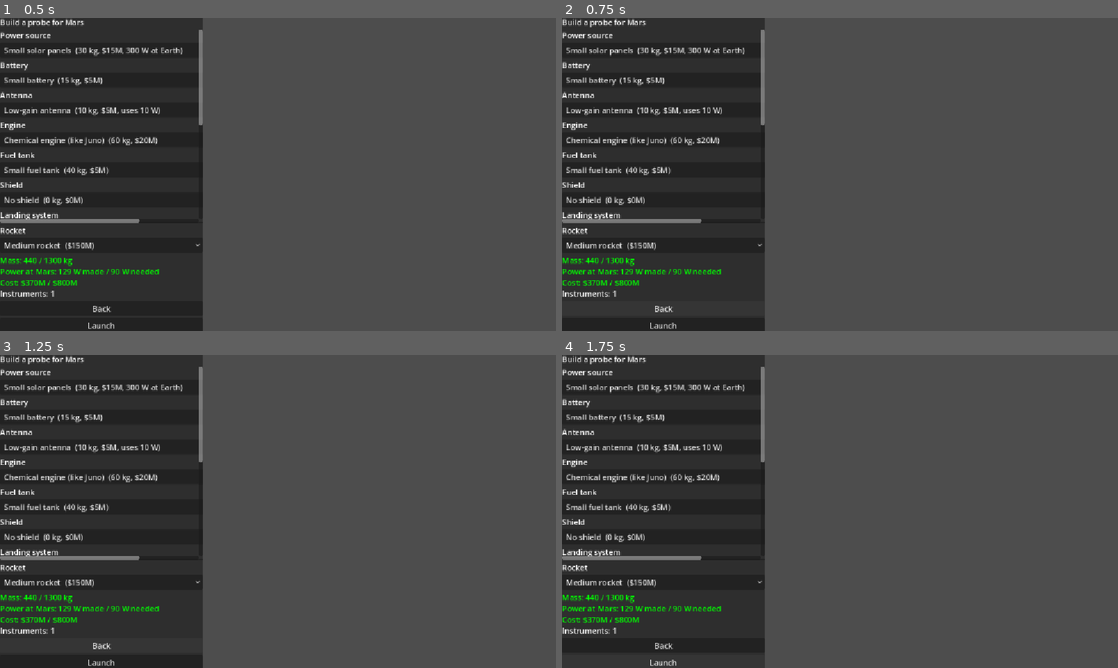
Above: before the commit, frames 1-4 (two rows, left to right).
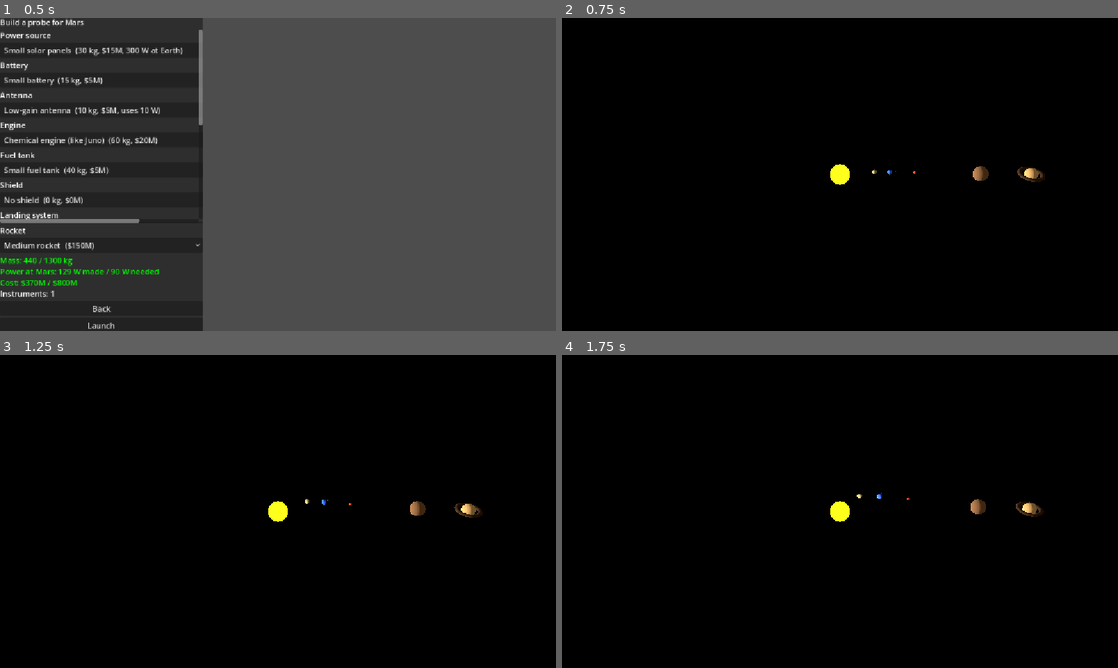
Above: after the commit, the same moments.

Repository: webs-rewired/space-mission
Game: Godot game, scene res://scenes/probe_builder.tscn
Same seed, same stepped clock (60 frames per second), same inputs: the game is played once before the commit and once after it. This scene is started directly instead of the project's main scene.
Inputs (mouse positions are in pixels of both pictures, inside the frame that each line leads up to):
- Up to frame 1 (0.5 s): no input
- Up to frame 2 (0.75 s): click "Back" at 0.5 s
- Up to frame 3 (1.25 s): no input
- Up to frame 4 (1.75 s): click (662, 661) at 1.25 s, where only the run before the commit has a clickable "Launch"

Frame 1 is identical in both runs. In frame 2, 100% of the frame differs, in the area x 0-100%, y 0-100%; in frame 3, 100%; in frame 4, 100%.

Commit message:
fixed code
replaced variables with script path

Diff:
--- a/scripts/launch.gd
+++ b/scripts/launch.gd
@@ -92,4 +92,4 @@
 
 func go_to_results():
 	GameState.finish_mission()
-	get_tree().change_scene_to_file(RESULTS_SCENE)
+	get_tree().change_scene_to_file("res://scenes/results.tscn")
--- a/scripts/probe_builder.gd
+++ b/scripts/probe_builder.gd
@@ -136,7 +136,7 @@
 	return "[color=%s]%s[/color]" % [color, text]
 
 func _on_launch_pressed():
-	get_tree().change_scene_to_file(LAUNCH_SCENE)
+	get_tree().change_scene_to_file("res://scenes/launch.tscn")
 
 func _on_back_pressed():
-	get_tree().change_scene_to_file(SOLAR_SYSTEM_SCENE)
+	get_tree().change_scene_to_file("res://scenes/solar_system.tscn")
